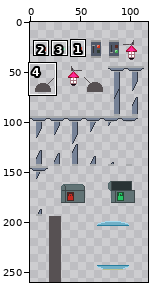
File history of a sprite sheet, Game/Content/Sprites/doodads.png. The picture above shows the old version from afar; the outline marks the close-up.
Close-up. Earlier state:
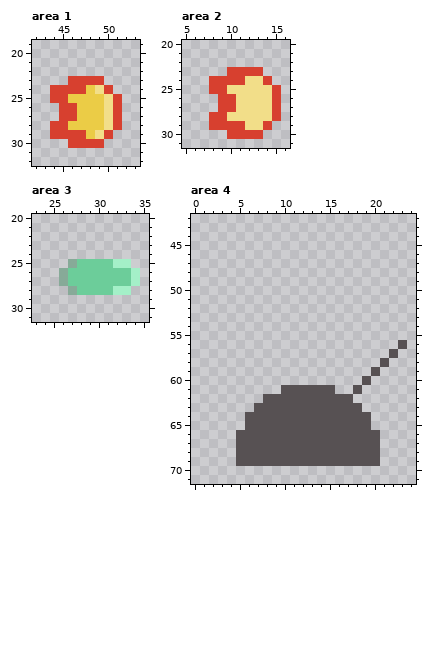
The file is 119x242 pixels. Colours within 5 levels of each other are drawn and written as one. Shown: area 1: x 42..53, y 19..32; area 2: x 5..16, y 20..31; area 3: x 23..35, y 20..31; area 4: x 0..24, y 42..71. The old version is drawn lined up with the new one, on the new canvas. The commit also changed other parts of the picture, which this record leaves out.
After:
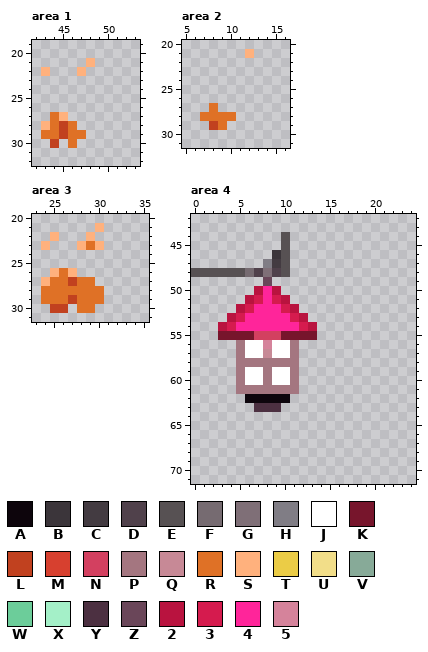
Palette (. is transparent): A #0d050c  B #3b353a  C #433b41  D #50414b  E #575153  F #766b71  G #7f6f77  H #807d85  J #ffffff  K #77152c  L #c1411f  M #d7402f  N #d34060  P #a47680  Q #c78996  R #df7126  S #ffb17d  T #ebcc46  U #f2de89  V #87aa98  W #6ccd9a  X #a4f0c8  Y #4c3041  Z #6a4659  2 #b9133f  3 #d51b4e  4 #ff259a  5 #d5839b
What changed:
canvas 119x242 -> 118x260, the old top-left corner now at 0,18 (the part of the old canvas that was cut away was empty and is not shown)
Area 1:
y 21: x 48 . -> S
y 22: x 43 . -> S; x 47 . -> S
y 23: x 46..49 MMMM -> ....
y 24: x 44..50 MMMMTUM -> .......
y 25: x 44..51 MMTTTTUM -> ........
y 26: x 45..51 MMTTTUM -> .......
y 27: x 44..51 .MMTTTUM -> RS......
y 28: x 43..51 .MMTTTTUM -> SRLR.....
y 29: x 43..50 .MMMMTUM -> RRLRR...
y 30: x 44 . -> L; x 46..49 MMMM -> R...
Area 2:
y 21: x 12 . -> S
y 23: x 10..13 MMMM -> ....
y 24: x 8..14 MMMMUUM -> .......
y 25: x 8..15 MMUUUUUM -> ........
y 26: x 9..15 MMUUUUM -> .......
y 27: x 8..15 .MMUUUUM -> R.......
y 28: x 7..15 .MMUUUUUM -> RRRR.....
y 29: x 8..14 MMMMUUM -> LR.....
y 30: x 10..13 MMMM -> ....
Area 3:
y 21: x 30 . -> S
y 22: x 25 . -> S; x 29 . -> S
y 23: x 24 . -> S; x 28..30 ... -> SRS
y 25: x 27..33 VWWWWXX -> .......
y 26: x 25..34 .VWWWWWWWX -> SRS.......
y 27: x 24..34 ..VWWWWWWWX -> SRRLRR.....
y 28: x 24..33 ...VWWWWXX -> RRRRRRR...
y 29: x 24..30 ....... -> RRRLRRR
y 30: x 25..26 .. -> LL; x 28..29 .. -> RR
Area 4:
y 44..45: x 10 . -> E
y 46: x 9..10 .. -> BE
y 47: x 8..10 ... -> HCE
y 48: x 0..10 ........... -> EEEEEEFDGDE
y 49: x 8 . -> Z
y 50: x 7..9 ... -> 242
y 51: x 6..10 ..... -> 23432
y 52: x 5..11 ....... -> 2344432
y 53: x 4..12 ......... -> 234444432
y 54: x 3..13 ........... -> 23444444432
y 55: x 3..13 ........... -> KKKKNNNKKKK
y 56: x 5..11 ....... -> PJJ5JJP; x 23 E -> .
y 57: x 5..11 ....... -> PJJQJJP; x 22 E -> .
y 58: x 5..11 ....... -> PPPPPPP; x 21 E -> .
y 59: x 5..11 ....... -> PJJPJJP; x 20 E -> .
y 60: x 5..11 ....... -> PJJPJJP; x 19 E -> .
y 61: x 5..15 .....EEEEEE -> PPPPPPP....; x 18 E -> .
y 62: x 6..17 ..EEEEEEEEEE -> AAAAA.......
y 63: x 7..18 EEEEEEEEEEEE -> YYY.........
y 64..65: x 6..19 EEEEEEEEEEEEEE -> ..............
y 66..69: x 5..20 EEEEEEEEEEEEEEEE -> ................
